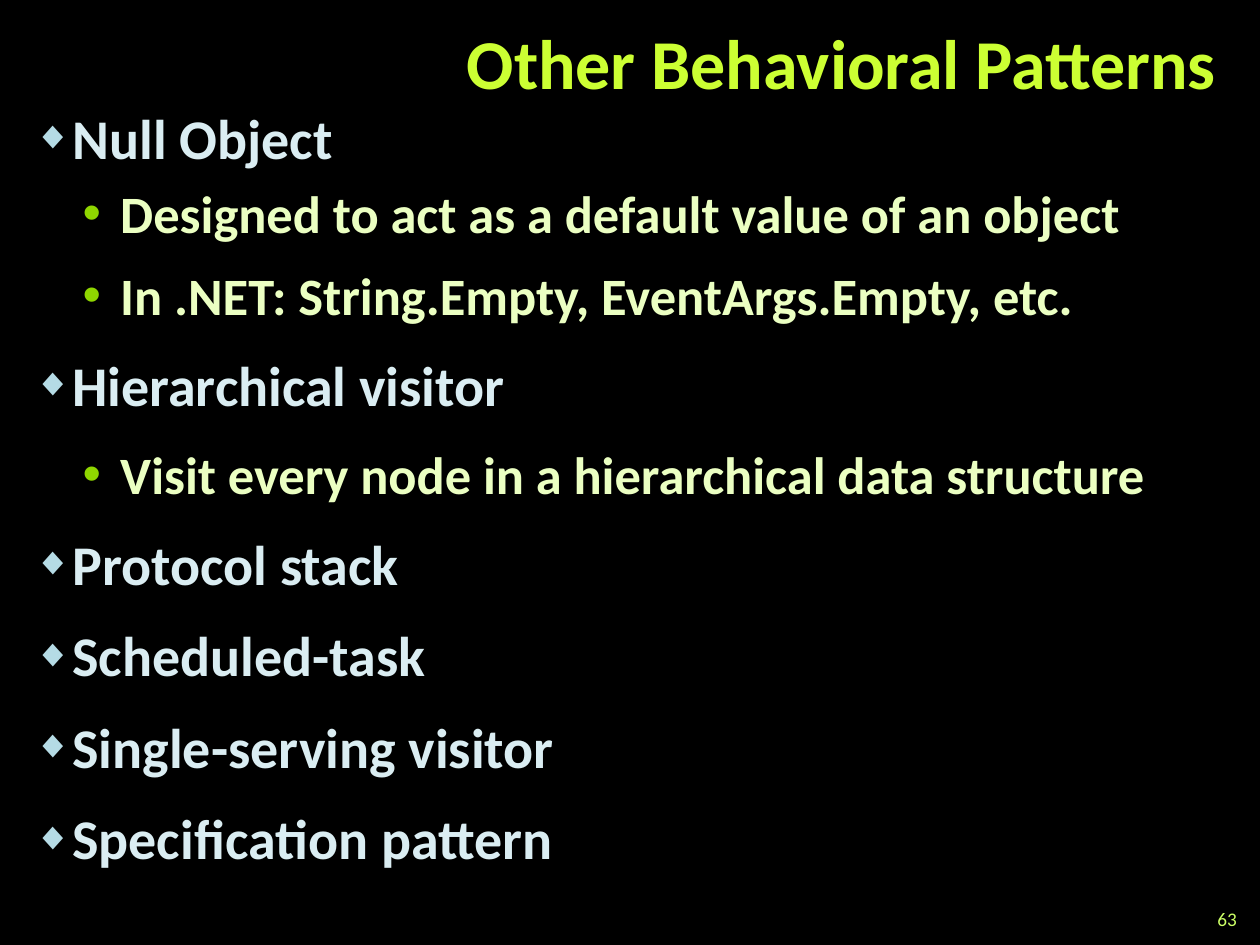
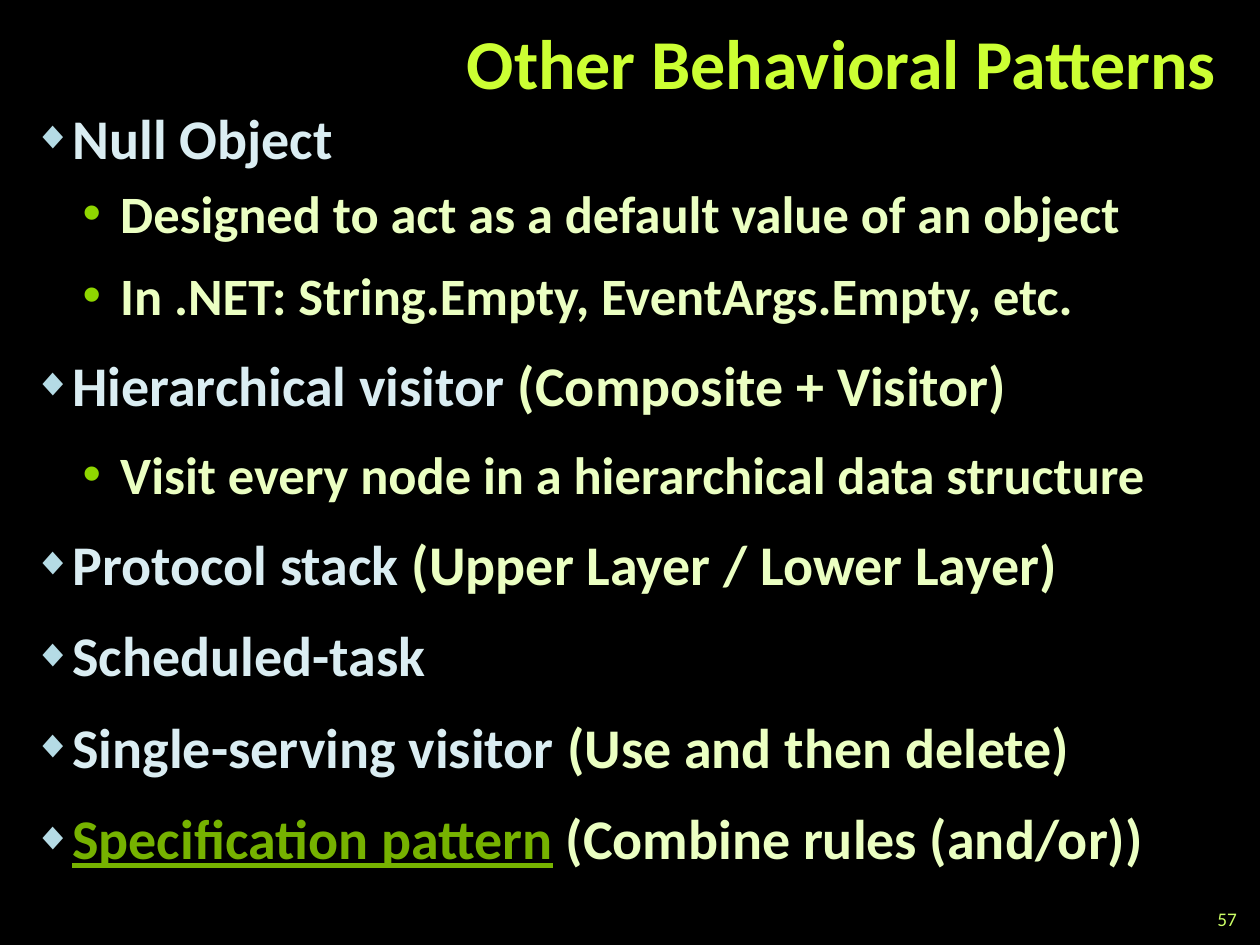
Before and after one commit to martin-nikolov/Telerik-Academy, a slide deck: slide 57 of Programming with C#/3. C# Object-Oriented Programming/07. Design Patterns/Design Patterns.pptx (slide 63 before the commit). Drawn at 1260x945 pixels with LibreOffice and Linux fonts; fonts in the diff are those of the drawing; background and template pictures are left out. Boxes give left, top, right and bottom in pixels: in the first picture for what was removed or moved away, otherwise in the second. Text is boxed around its words. In the diff, an @@ line names an element or a change of style, - is before the commit and + after.

Commit message:
C# OOP - Design Patterns Files - Update

```diff
--- a/Programming with C#/3. C# Object-Oriented Programming/07. Design Patterns/Design Patterns.pptx
+++ b/Programming with C#/3. C# Object-Oriented Programming/07. Design Patterns/Design Patterns.pptx
@@ text at <box>72,364,1006,415</box>: text changed @@
-◆ Hierarchical visitor
+◆ Hierarchical visitor (Composite + Visitor)
@@ text at <box>72,543,1057,594</box>: text changed; text colour #DAEDF2 to #EBFFC2 @@
-◆ Protocol stack
+◆ Protocol stack (Upper Layer / Lower Layer)
@@ text at <box>72,726,1143,868</box>: text changed; text colour #DAEDF2 to #EBFFC2 @@
-◆ Single-serving visitor
-◆ Specification pattern
+◆ Single-serving visitor (Use and then delete)
+◆ Specification pattern (Combine rules (and/or))
@@ page number at <box>1217,913,1236,926</box>: text changed @@
-63
+57
```
Also in this commit, not shown: 3 other slides changed, 6 slides removed, 2 other files.
